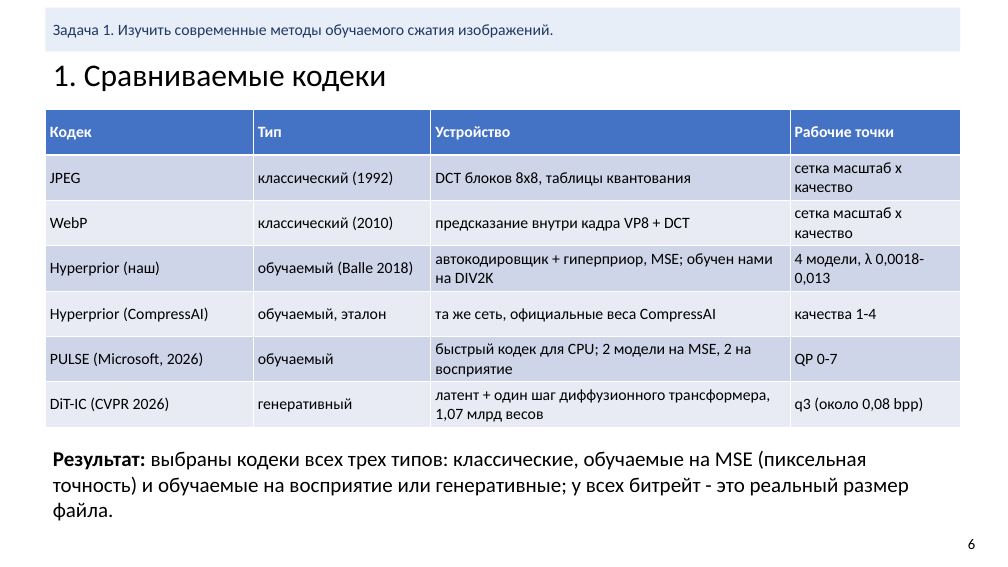
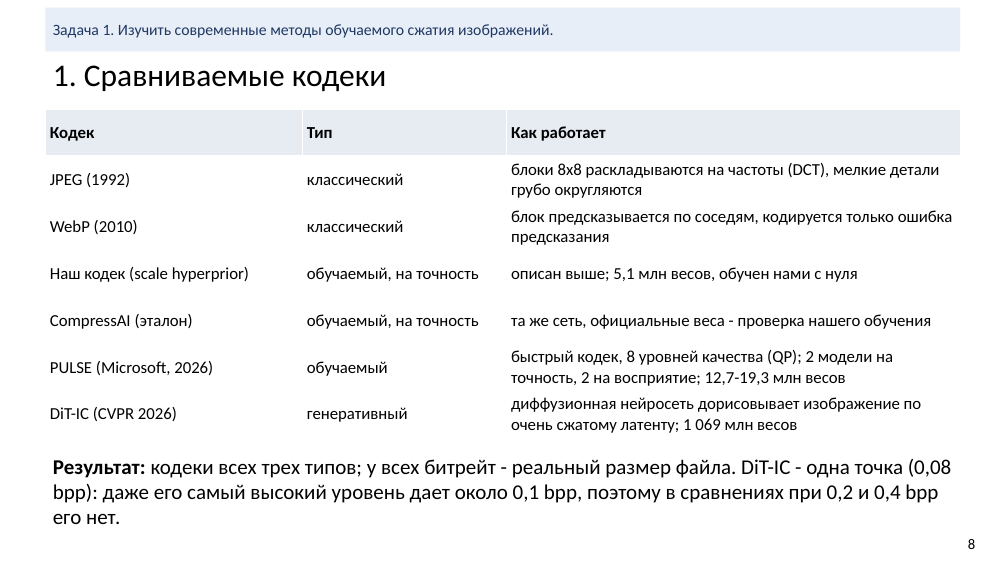
Before and after one commit to KDMCrypto/Deep-Image-Compression, a slide deck: slide 8 of documentation/cv-project-compression.pptx (slide 6 before the commit). Drawn at 1008x567 pixels with LibreOffice and Linux fonts; fonts in the diff are those of the drawing. Boxes give left, top, right and bottom in pixels: in the first picture for what was removed or moved away, otherwise in the second. Text is boxed around its words. In the diff, an @@ line names an element or a change of style, - is before the commit and + after.

```diff
--- a/documentation/cv-project-compression.pptx
+++ b/documentation/cv-project-compression.pptx
@@ table at (45,110,960,438) @@
-column 1: Кодек | JPEG | WebP | Hyperprior (наш) | Hyperprior (CompressAI) | PULSE (Microsoft, 2026) | DiT-IC (CVPR 2026)
-column 2: Тип | классический (1992) | классический (2010) | обучаемый (Balle 2018) | обучаемый, эталон | обучаемый | генеративный
-column 3: Устройство | DCT блоков 8x8, таблицы квантования | предсказание внутри кадра VP8 + DCT | автокодировщик + гиперприор, MSE; обучен нами на DIV2K | та же сеть, официальные веса CompressAI | быстрый кодек для CPU; 2 модели на MSE, 2 на восприятие | латент + один шаг диффузионного трансформера, 1,07 млрд весов
-column 4: Рабочие точки | сетка масштаб x качество | сетка масштаб x качество | 4 модели, λ 0,0018-0,013 | качества 1-4 | QP 0-7 | q3 (около 0,08 bpp)
+column 1: Кодек | JPEG (1992) | WebP (2010) | Наш кодек (scale hyperprior) | CompressAI (эталон) | PULSE (Microsoft, 2026) | DiT-IC (CVPR 2026)
+column 2: Тип | классический | классический | обучаемый, на точность | обучаемый, на точность | обучаемый | генеративный
+column 3: Как работает | блоки 8x8 раскладываются на частоты (DCT), мелкие детали грубо округляются | блок предсказывается по соседям, кодируется только ошибка предсказания | описан выше; 5,1 млн весов, обучен нами с нуля | та же сеть, официальные веса - проверка нашего обучения | быстрый кодек, 8 уровней качества (QP); 2 модели на точность, 2 на восприятие; 12,7-19,3 млн весов | диффузионная нейросеть дорисовывает изображение по очень сжатому латенту; 1 069 млн весов
@@ text at (53,459,952,524): text changed @@
-Результат: выбраны кодеки всех трех типов: классические, обучаемые на MSE (пиксельная точность) и обучаемые на восприятие или генеративные; у всех битрейт - это реальный размер файла.
+Результат: кодеки всех трех типов; у всех битрейт - реальный размер файла. DiT-IC - одна точка (0,08 bpp): даже его самый высокий уровень дает около 0,1 bpp, поэтому в сравнениях при 0,2 и 0,4 bpp его нет.
@@ text at (968,539,975,549): text changed @@
-6
+8
```
Also in this commit, not shown: 17 other slides changed, 15 slides added, 2 slides removed, 19 other files.
